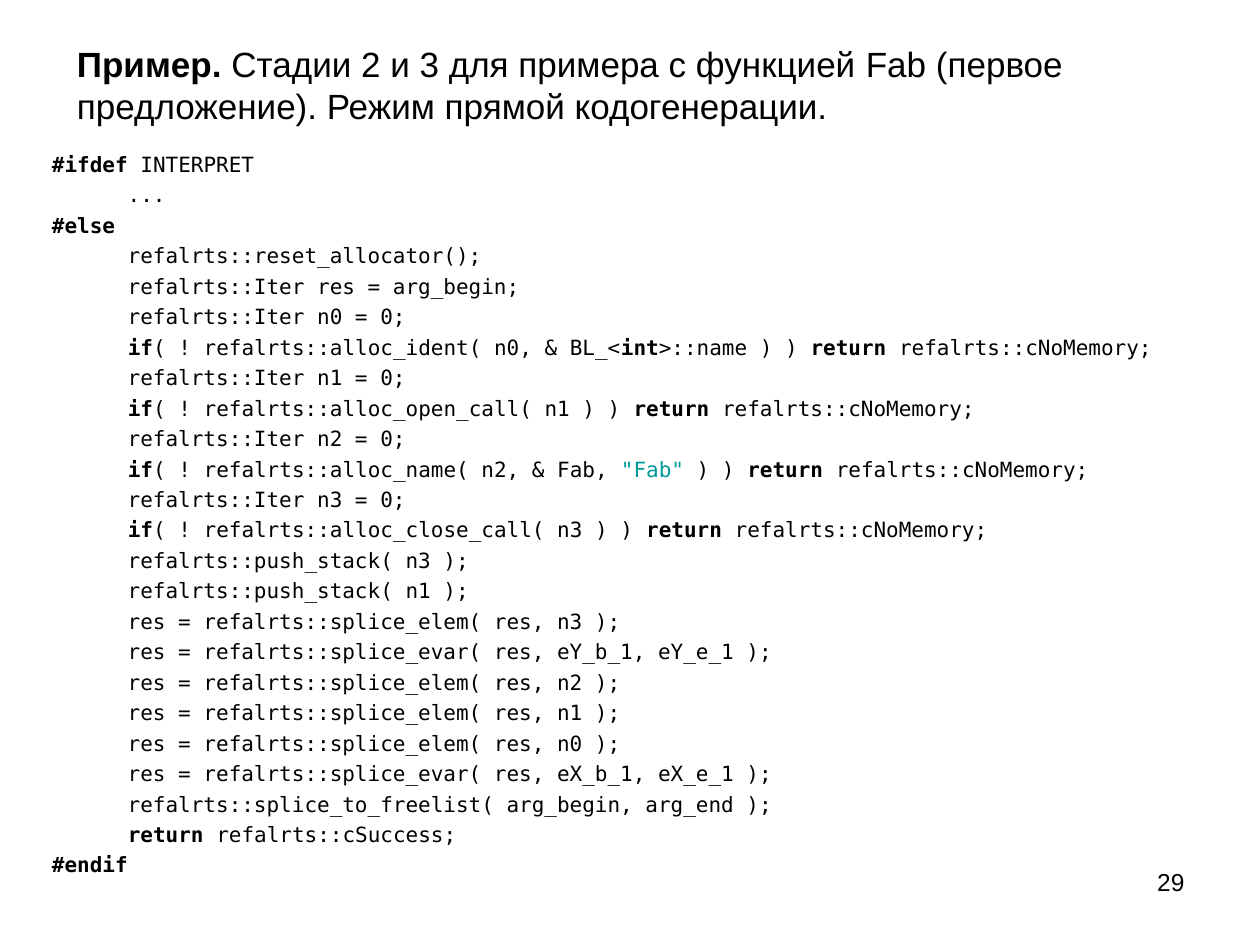
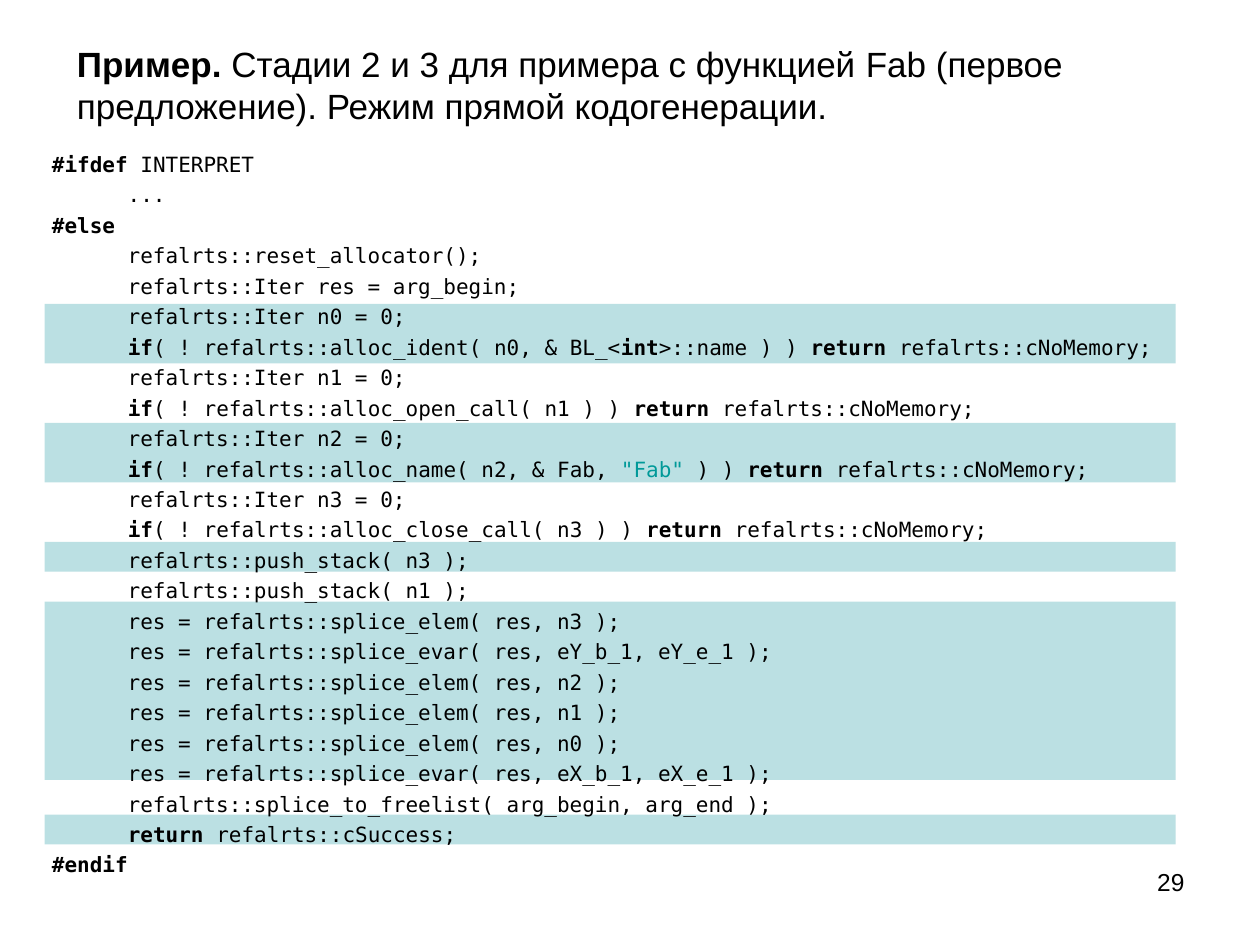
Before and after one commit to Mazdaywik/Refal-05, a slide deck: slide 29 of doc/Компилятор Простого Рефала.ppt. Drawn at 1260x945 pixels with LibreOffice and Linux fonts; fonts in the diff are those of the drawing. Boxes give left, top, right and bottom in pixels: in the first picture for what was removed or moved away, otherwise in the second. Text is boxed around its words. In the diff, an @@ line names an element or a change of style, - is before the commit and + after.

```diff
--- a/doc/Компилятор Простого Рефала.ppt
+++ b/doc/Компилятор Простого Рефала.ppt
@@ rectangle added at box(44, 304, 1176, 363), fill #BBE0E3 @@
@@ rectangle added at box(44, 423, 1176, 483), fill #BBE0E3 @@
@@ rectangle added at box(44, 542, 1176, 572), fill #BBE0E3 @@
@@ rectangle added at box(44, 601, 1176, 780), fill #BBE0E3 @@
@@ rectangle added at box(44, 815, 1176, 845), fill #BBE0E3 @@
```
Also in this commit, not shown: 4 other slides changed, 1 other file.
